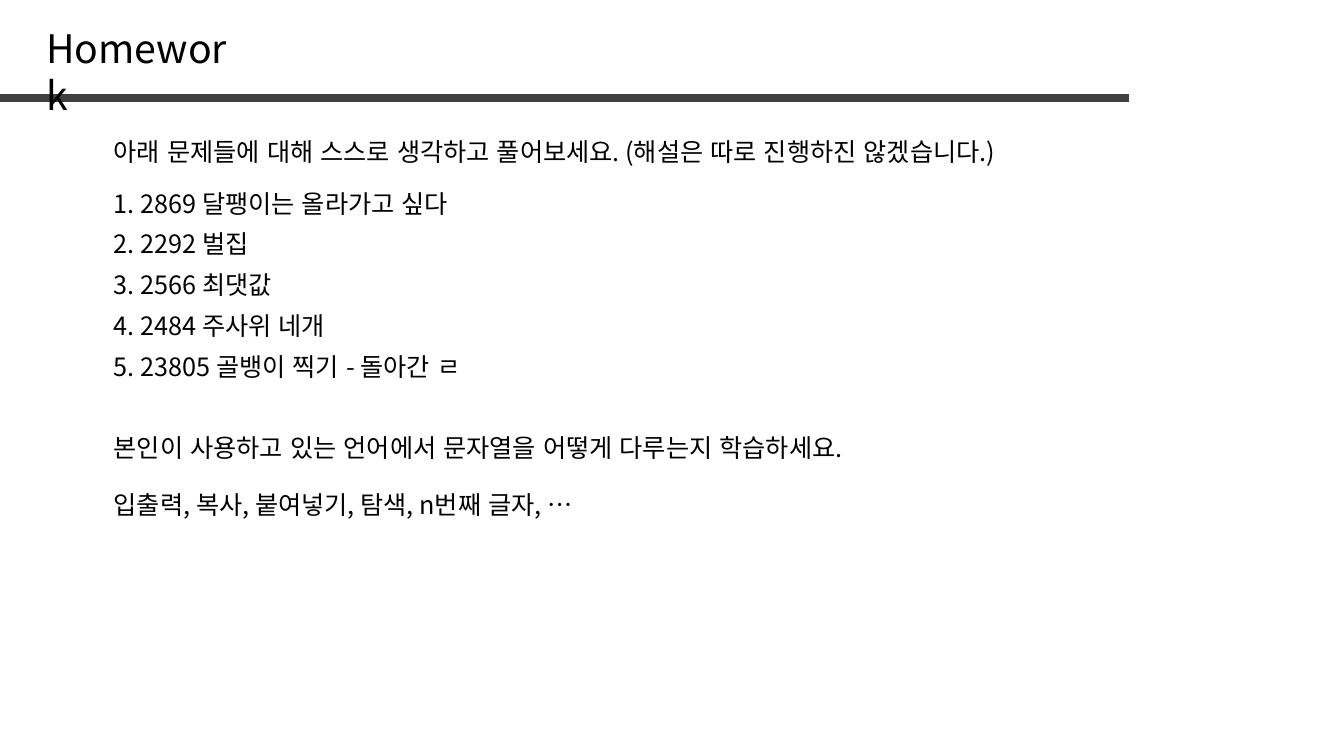
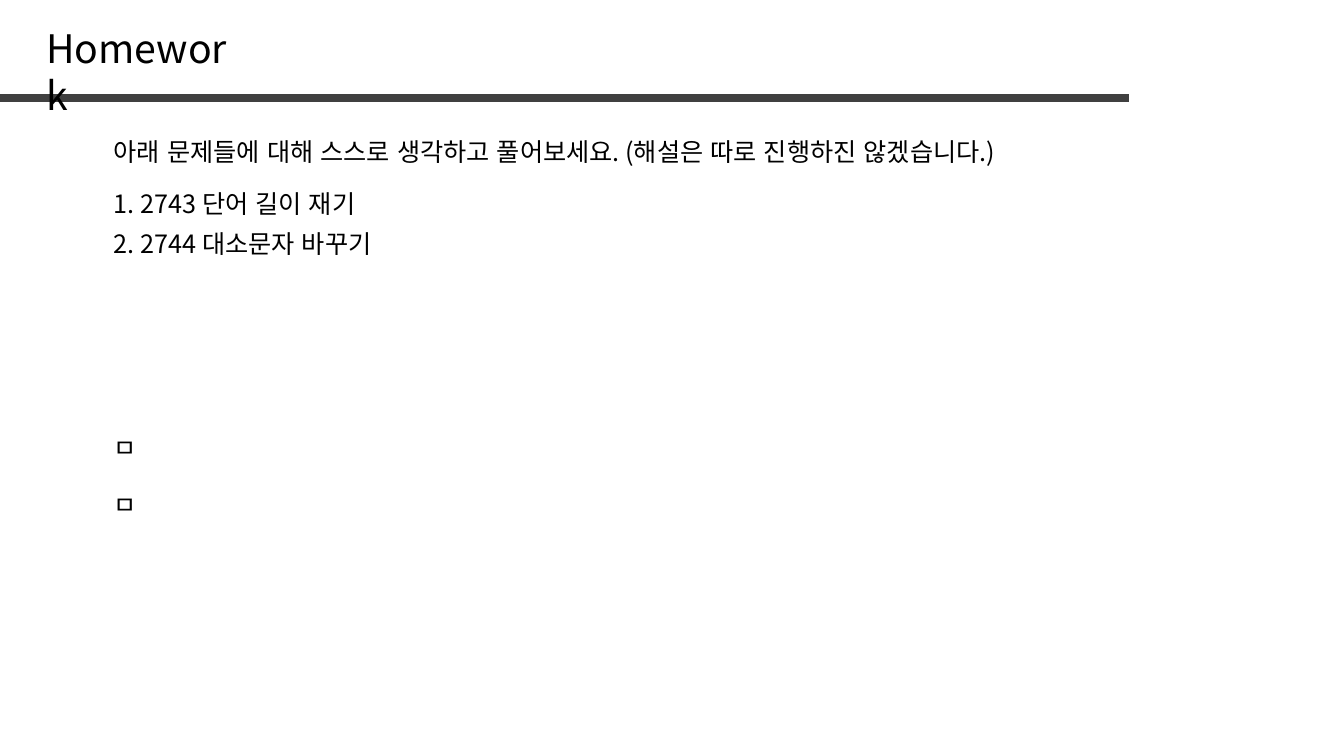
Before and after one commit to jaehoo1/PS-study, a slide deck: slide 27 of study/2_String.pptx (slide 25 before the commit). Drawn at 1344x756 pixels with LibreOffice and Linux fonts; fonts in the diff are those of the drawing. Boxes give left, top, right and bottom in pixels: in the first picture for what was removed or moved away, otherwise in the second. Text is boxed around its words. In the diff, an @@ line names an element or a change of style, - is before the commit and + after.

```diff
--- a/study/2_String.pptx
+++ b/study/2_String.pptx
@@ text at <box>114,192,355,215</box>: text changed @@
-1. 2869 달팽이는 올라가고 싶다
+1. 2743 단어 길이 재기
@@ text at <box>114,232,372,255</box>: text changed @@
-2. 2292 벌집
+2. 2744 대소문자 바꾸기
@@ text removed at <box>114,273,272,296</box> @@
-3. 2566 최댓값
@@ text removed at <box>114,314,325,337</box> @@
-4. 2484 주사위 네개
@@ text removed at <box>114,355,460,378</box> @@
-5. 23805 골뱅이 찍기 - 돌아간 ㄹ
@@ text at <box>114,441,137,454</box>: text changed @@
-본인이 사용하고 있는 언어에서 문자열을 어떻게 다루는지 학습하세요.
+ㅁ
@@ text at <box>114,498,137,511</box>: text changed @@
-입출력, 복사, 붙여넣기, 탐색, n번째 글자, …
+ㅁ
```
Also in this commit, not shown: 9 slides added, 7 slides removed.
